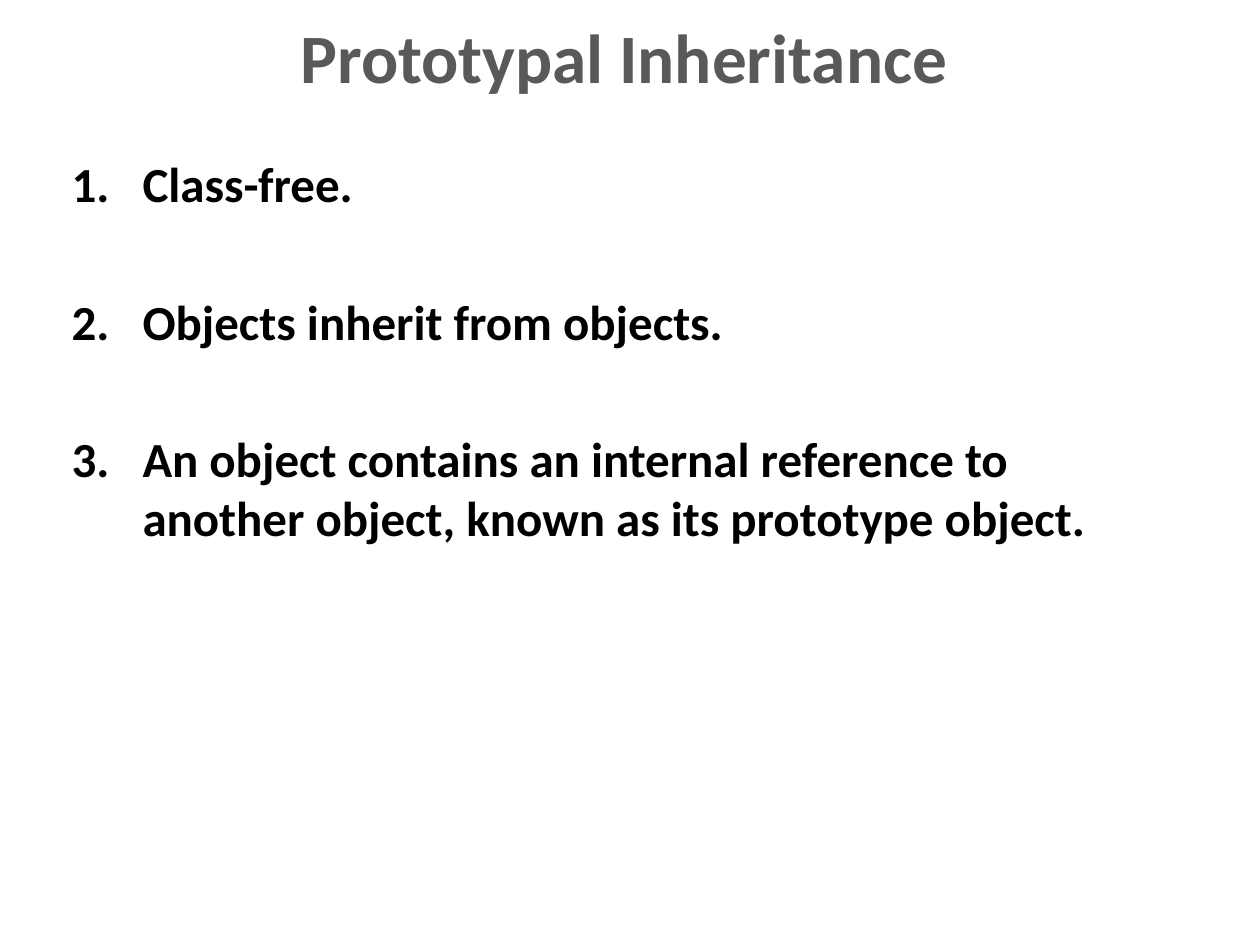
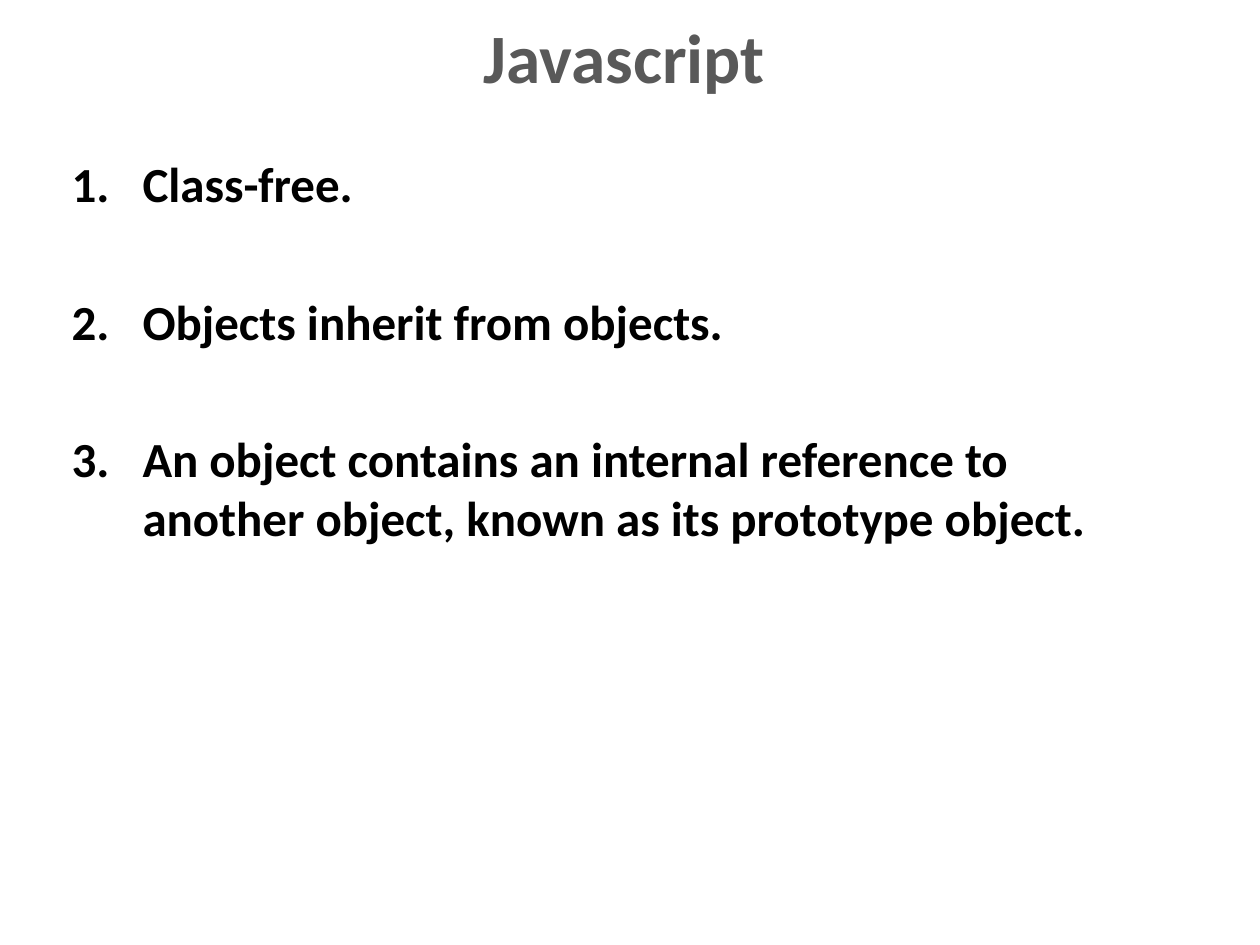
Before and after one commit to dzmitry-varabei/front-end-course, a slide deck: slide 6 of inheritance-in-javascript/Inheritance.pptx (slide 11 before the commit). Drawn at 1260x945 pixels with LibreOffice and Linux fonts; fonts in the diff are those of the drawing. Boxes give left, top, right and bottom in pixels: in the first picture for what was removed or moved away, otherwise in the second. Text is boxed around its words. In the diff, an @@ line names an element or a change of style, - is before the commit and + after.

```diff
--- a/inheritance-in-javascript/Inheritance.pptx
+++ b/inheritance-in-javascript/Inheritance.pptx
@@ title at [483,34,764,94]: text changed @@
-Prototypal Inheritance
+Javascript
```
Also in this commit, not shown: 1 other slide changed, 1 slide added, 5 slides removed, 2 other files.
